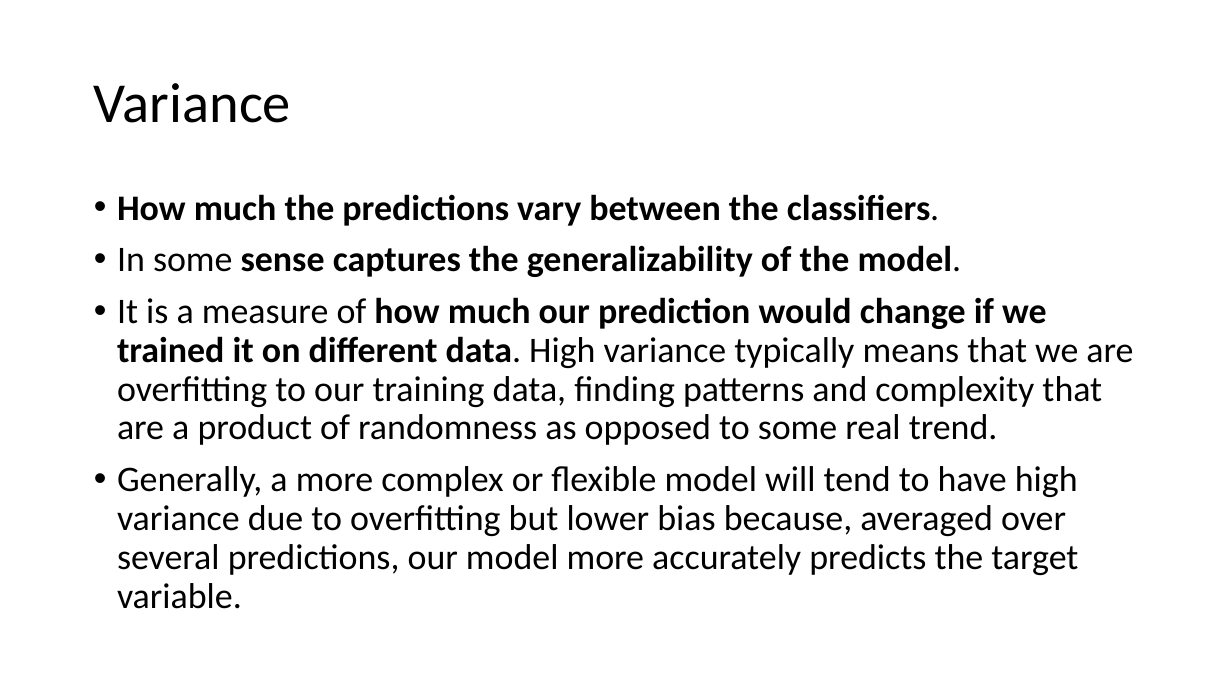
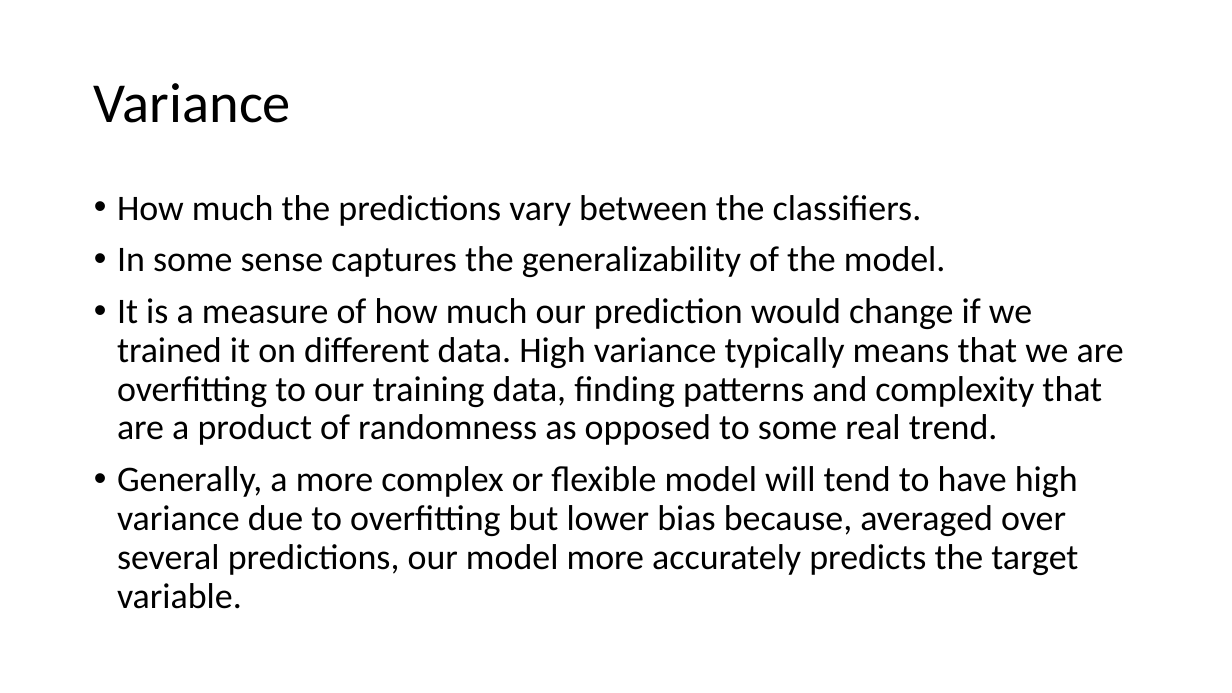
Before and after one commit to meenakshsundaram/AIML, a slide deck: slide 46 of DecisionTrees/DecisionTrees.pptx (slide 45 before the commit). Drawn at 1232x693 pixels with LibreOffice and Linux fonts; fonts in the diff are those of the drawing. Boxes give left, top, right and bottom in pixels: in the first picture for what was removed or moved away, otherwise in the second. Text is boxed around its words. In the diff, an @@ line names an element or a change of style, - is before the commit and + after.

Commit message:
Add some insights in bias and variance

```diff
--- a/DecisionTrees/DecisionTrees.pptx
+++ b/DecisionTrees/DecisionTrees.pptx
@@ text at (x1=117, y1=195, x2=1124, y2=445): bold off in "How much the predictions vary between the ...", "sense captures the generalizability of the model.", "how much our prediction would change if ..." @@
```
Also in this commit, not shown: 1 other slide changed, 3 slides added, 1 slide removed.
